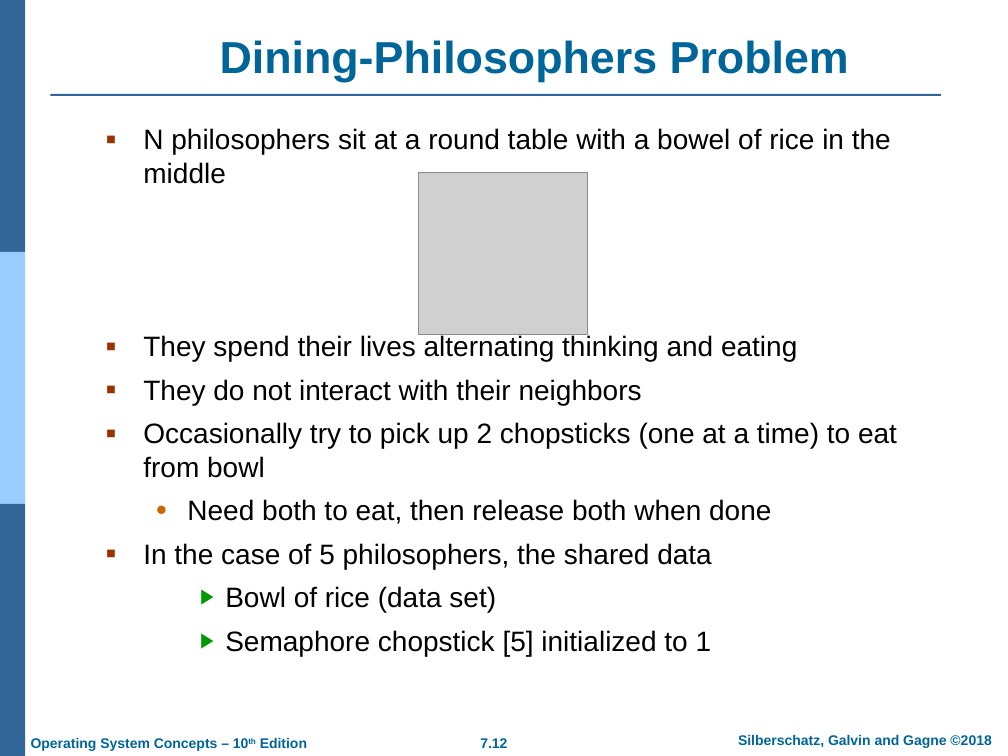
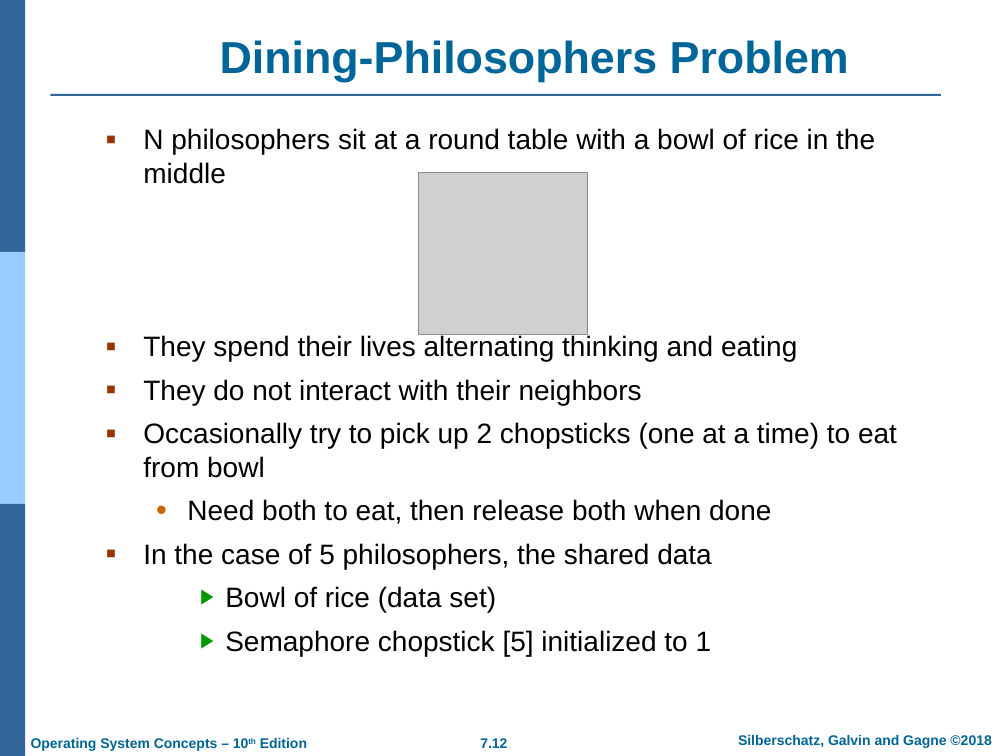
Before and after one commit to chriswjh/chriswjh.github.io, a slide deck: slide 12 of OSu/Chap07.pptx. Drawn at 1008x756 pixels with LibreOffice and Linux fonts; fonts in the diff are those of the drawing; grey boxes stand for pictures; background and template pictures are left out. Boxes give left, top, right and bottom in pixels: in the first picture for what was removed or moved away, otherwise in the second. Text is boxed around its words. In the diff, an @@ line names an element or a change of style, - is before the commit and + after.

```diff
--- a/OSu/Chap07.pptx
+++ b/OSu/Chap07.pptx
@@ text at <box>143,128,875,184</box>: text changed @@
-▪ N philosophers sit at a round table with a bowel of rice in the middle
+▪ N philosophers sit at a round table with a bowl of rice in the middle
```
Also in this commit, not shown: 1 other slide changed, 1 other file.
